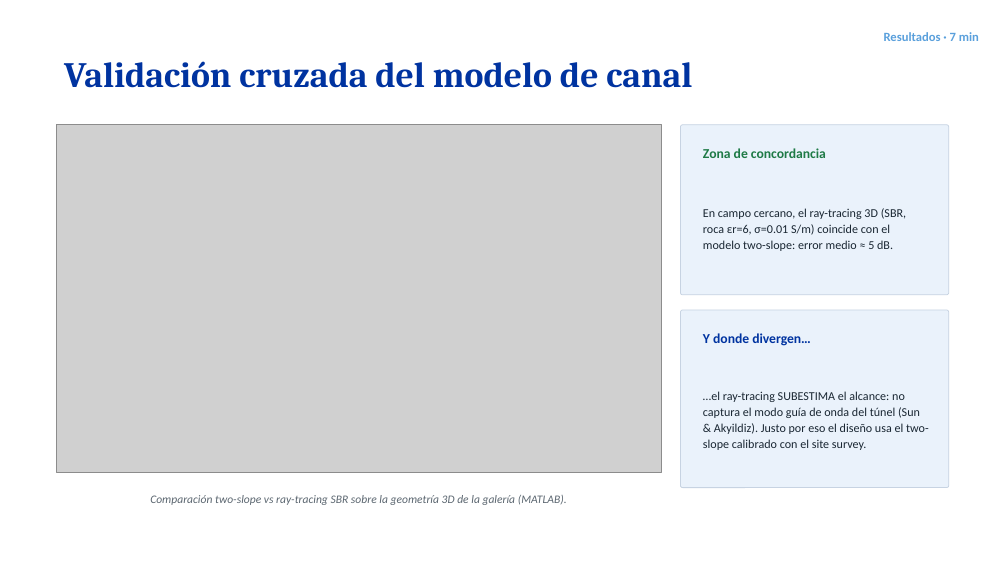
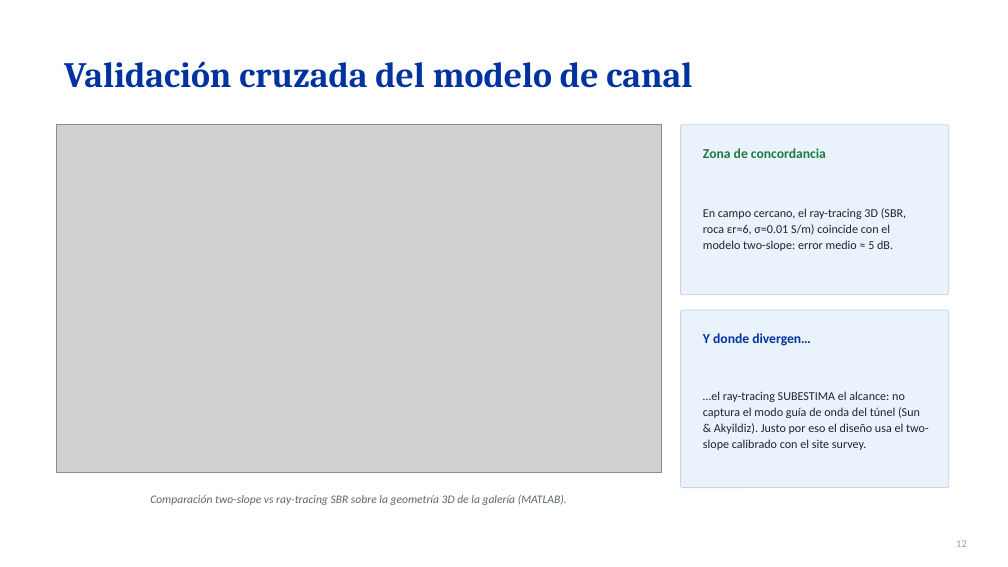
Before and after one commit to AdrianLopez012/tesis-lhd-802.11ac, a slide deck: slide 12 of fase4/presentacion/sustentacion_tesis_v2.pptx. Drawn at 1008x567 pixels with LibreOffice and Linux fonts; fonts in the diff are those of the drawing; grey boxes stand for pictures. Boxes give left, top, right and bottom in pixels: in the first picture for what was removed or moved away, otherwise in the second. Text is boxed around its words. In the diff, an @@ line names an element or a change of style, - is before the commit and + after.

```diff
--- a/fase4/presentacion/sustentacion_tesis_v2.pptx
+++ b/fase4/presentacion/sustentacion_tesis_v2.pptx
@@ text removed at [884, 32, 979, 41] @@
-Resultados · 7 min
@@ page number added at [956, 540, 967, 547], 10 pt, text #8FA3BC @@
+12
```
Also in this commit, not shown: 14 other slides changed, 2 other files.
